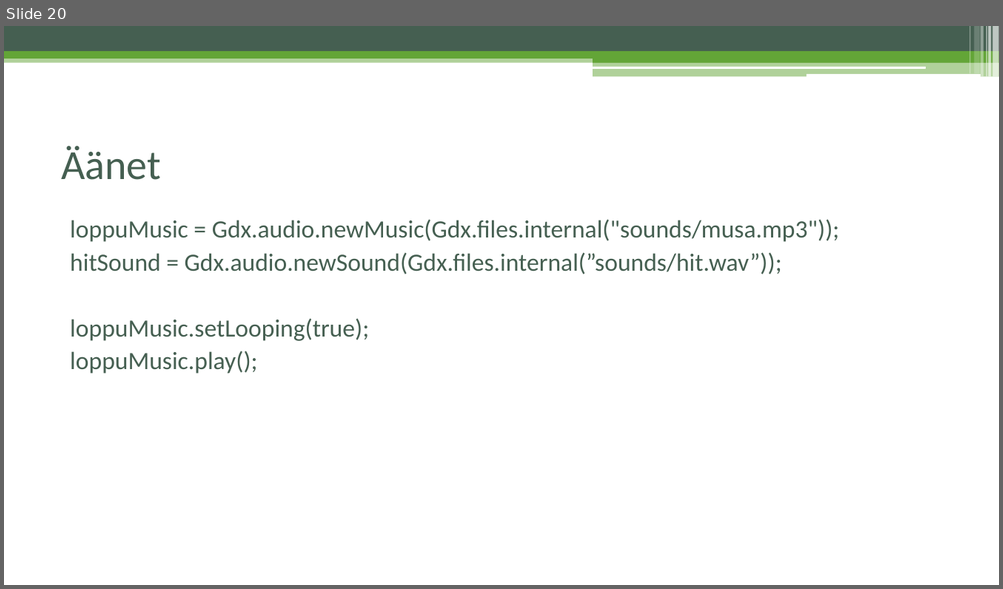
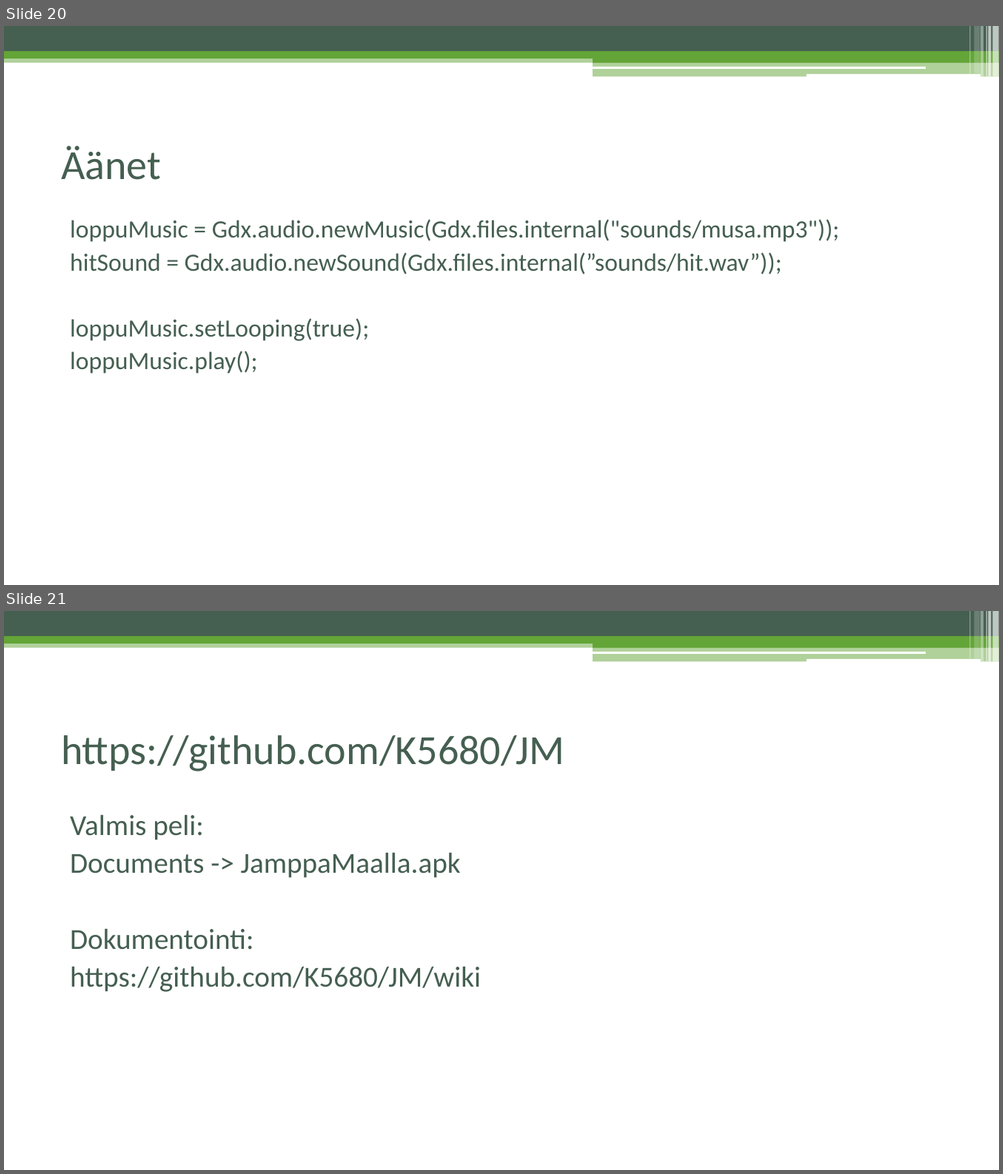
Before and after one commit to K5680/JM, a slide deck: Documents/JamppaMaalla.pptx. Shown one above the other, each under a label of ours: slide 20 before the commit, slides 20 and 21 after it. The pictures are 1003x589 and 1003x1174 pixels, drawn with LibreOffice and Linux fonts; fonts in the diff are those of the drawing. Boxes give left, top, right and bottom in pixels: in the first picture for what was removed or moved away, otherwise in the second. Text is boxed around its words. In the diff, an @@ line names an element or a change of style, - is before the commit and + after.

```diff
--- a/Documents/JamppaMaalla.pptx
+++ b/Documents/JamppaMaalla.pptx
@@ slide 21 added at (4, 611, 999, 1170), background #FFFFFF; not listed: 13 template elements that a slide beside it also shows @@
@@ title added at (61, 735, 564, 772), 40 pt, text #455F51 @@
+https://github.com/K5680/JM
@@ text added at (70, 815, 481, 992), 28 pt, text #455F51 @@
+Valmis peli:
+Documents -> JamppaMaalla.apk
+Dokumentointi:
+https://github.com/K5680/JM/wiki
```
